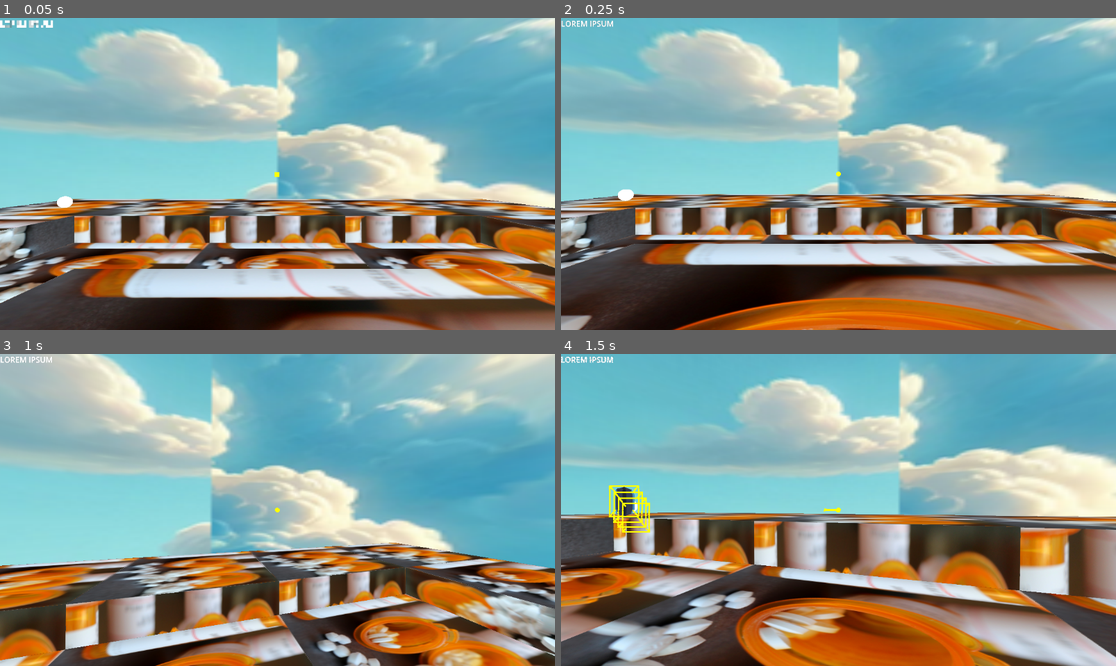
Above: before the commit, frames 1-4 (two rows, left to right).
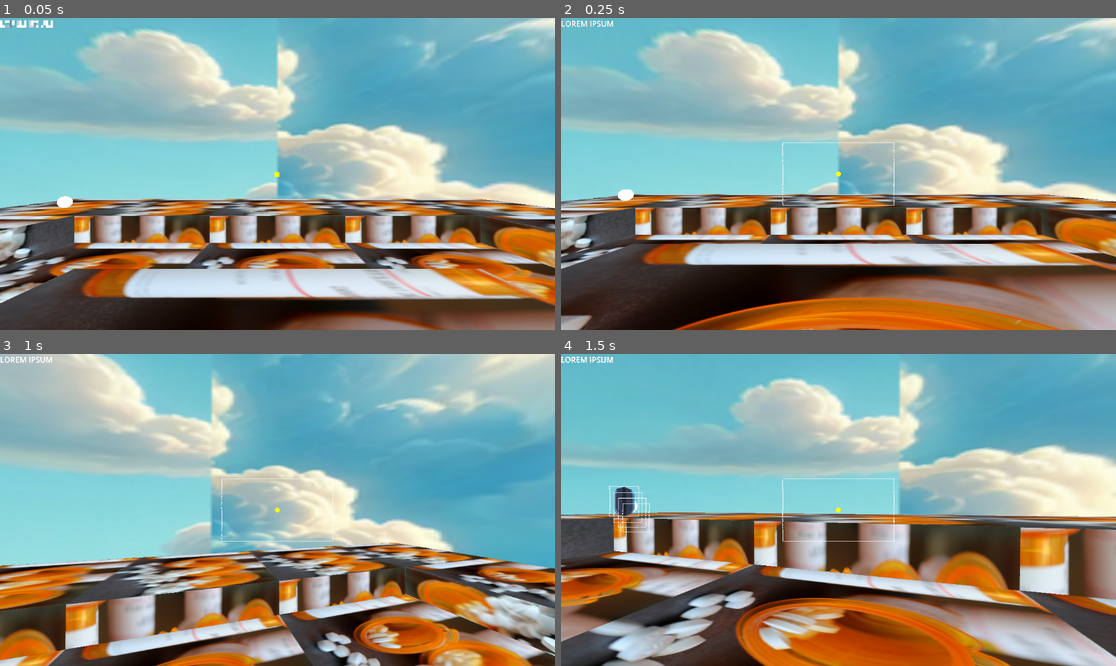
Above: after the commit, the same moments.

Repository: em-r-linso/trigger-finger
Game: Godot game, scene res://scenes/main.tscn
Same seed, same stepped clock (60 frames per second), same inputs: the game is played once before the commit and once after it. The engine's default icon, where the game draws it, is replaced by a stand-in: a white triangle on a blue panel in a dark square.
Inputs (mouse positions are in pixels of both pictures, inside the frame that each line leads up to):
- Up to frame 1 (0.05 s): no input
- Up to frame 2 (0.25 s): no input
- Up to frame 3 (1 s): tap Enter (jump) at 0.5, 0.77 s; move the mouse to (305, 510) at 0.52 s; hold U (moveUp) from 0.53 s (still down)
- Up to frame 4 (1.5 s): keep holding U (moveUp); move the mouse to (810, 510) at 1.27 s

Frame 1 is identical in both runs. In frame 2, 0.1% of the frame differs, in the area x 39-61%, y 39-61%; in frame 3, 0.1%; in frame 4, 0.7%, in the area x 8-61%, y 39-61%.

Commit message:
Add targeting area (% of screen size)

Diff:
--- a/scenes/player.tscn
+++ b/scenes/player.tscn
@@ -57,3 +57,4 @@
 PLAYER = NodePath("..")
 VIEW_ANGLE = 70
 TARGET_AQUISITION_TIME = 0.5
+TARGET_AQUISITION_AREA = 0.2
--- a/scripts/signal_bus.gd
+++ b/scripts/signal_bus.gd
@@ -4,7 +4,8 @@
 @warning_ignore_start("unused_signal")
 
 
-signal targeting_rects_updated(rects, primary_target, target_aquisition)
-signal target_spawned(target)
-signal target_despawned(target)
-signal target_shot_at(target)
+signal targeting_rects_updated(rects : Dictionary, primary_target : CollisionObject3D, target_aquisition : float)
+signal targeting_aquisition_rect_updated(rect : Rect2)
+signal target_spawned(target : CollisionObject3D)
+signal target_despawned(target : CollisionObject3D)
+signal target_shot_at(target : CollisionObject3D)
--- a/scripts/targeting.gd
+++ b/scripts/targeting.gd
@@ -5,16 +5,21 @@
 @export var PLAYER : Node3D
 @export var VIEW_ANGLE : int
 @export var TARGET_AQUISITION_TIME : float
+@export var TARGET_AQUISITION_AREA : float # percentage of screen space that can be fired at
 
 
 var rects = {} # okay so we basically don't use the values of this AT ALL because we generate valid_rects
 var target_aquisition = 0.0 # percentage 0.0-1.0
 var primary_target = null
+var target_aquisition_area = Rect2()
 
 
 func _ready() -> void:
 	SignalBus.target_spawned.connect(on_target_spawned)
 	SignalBus.target_despawned.connect(on_target_despawned)
+
+	get_tree().root.size_changed.connect(on_viewport_resize)
+	on_viewport_resize()
 
 
 func _exit_tree() -> void:
@@ -28,6 +33,21 @@
 
 func on_target_despawned(target: CollisionShape3D):
 	rects.erase(target)
+
+
+func on_viewport_resize():
+	var viewport = get_viewport().get_visible_rect()
+	var center = viewport.get_center()
+	var w = viewport.size.x * TARGET_AQUISITION_AREA
+	var h = viewport.size.y * TARGET_AQUISITION_AREA
+	var x = center.x - (w / 2.0)
+	var y = center.y - (h / 2.0)
+
+	target_aquisition_area = Rect2(x, y, w, h)
+
+	print(target_aquisition_area)
+
+	SignalBus.targeting_aquisition_rect_updated.emit(target_aquisition_area)
 
 
 func _process(delta: float) -> void:
@@ -54,7 +74,7 @@
 		identified_target = identify_primary_target(valid_rects)
 
 	# new target identified!
-	if (identified_target != primary_target):
+	if (identified_target != primary_target || identified_target == null):
 		primary_target = identified_target
 		target_aquisition = 0.0
 
@@ -89,8 +109,9 @@
 	var closest_target = null
 	var closest_distance = 99999 # is there a max float value I can get in Godot?
 	for target in valid_rects.keys():
-		var distance = valid_rects[target].get_center().distance_to(viewport_center)
-		if (distance < closest_distance):
+		var rect = valid_rects[target]
+		var distance = rect.get_center().distance_to(viewport_center)
+		if (distance < closest_distance && target_aquisition_area.intersects(rect)):
 			closest_target = target
 			closest_distance = distance
 	return closest_target
--- a/scripts/ui.gd
+++ b/scripts/ui.gd
@@ -7,15 +7,18 @@
 var targeting_rects = {}
 var primary_target = null
 var target_aquisition = 0.0
+var target_aquisition_rect = Rect2()
 var redraw_timer = 0.0
 
 
 func _ready() -> void:
 	SignalBus.targeting_rects_updated.connect(on_targeting_rects_updated)
+	SignalBus.targeting_aquisition_rect_updated.connect(on_targeting_aquisition_rect_updated)
 
 
 func _exit_tree() -> void:
 	SignalBus.targeting_rects_updated.disconnect(on_targeting_rects_updated)
+	SignalBus.targeting_aquisition_rect_updated.disconnect(on_targeting_aquisition_rect_updated)
 
 
 func _process(delta: float) -> void:
@@ -29,6 +32,9 @@
 	# reticle
 	var viewport_center = get_viewport().get_visible_rect().get_center()
 	draw_circle(viewport_center, 5, Color.YELLOW, true)
+
+	# target aquisition area
+	draw_rect(target_aquisition_rect, Color.WHITE, false, 1, false)
 
 	# targeting rects
 	# TODO parameterize numbers and colors
@@ -55,11 +61,12 @@
 			draw_line_of_percentage(Vector2(x2, y1), rect_center, target_aquisition, color, thickness)
 			draw_line_of_percentage(Vector2(x2, y2), rect_center, target_aquisition, color, thickness)
 
+			# line that points toward target
+			#draw_line_of_length(viewport_center, rect_center, length, color, thickness)
+			draw_line_of_percentage(viewport_center, rect_center, target_aquisition, color, thickness)
+
 		# targeting rect
 		draw_rect(rect, color, false, thickness, false)
-
-		# line that points toward target
-		draw_line_of_length(viewport_center, rect_center, length, color, thickness)
 
 
 # draw line from a to b, constrained to a maximum length
@@ -80,3 +87,7 @@
 	targeting_rects = rects
 	primary_target = primary
 	target_aquisition = aquisition
+
+
+func on_targeting_aquisition_rect_updated(rect : Rect2):
+	target_aquisition_rect = rect
